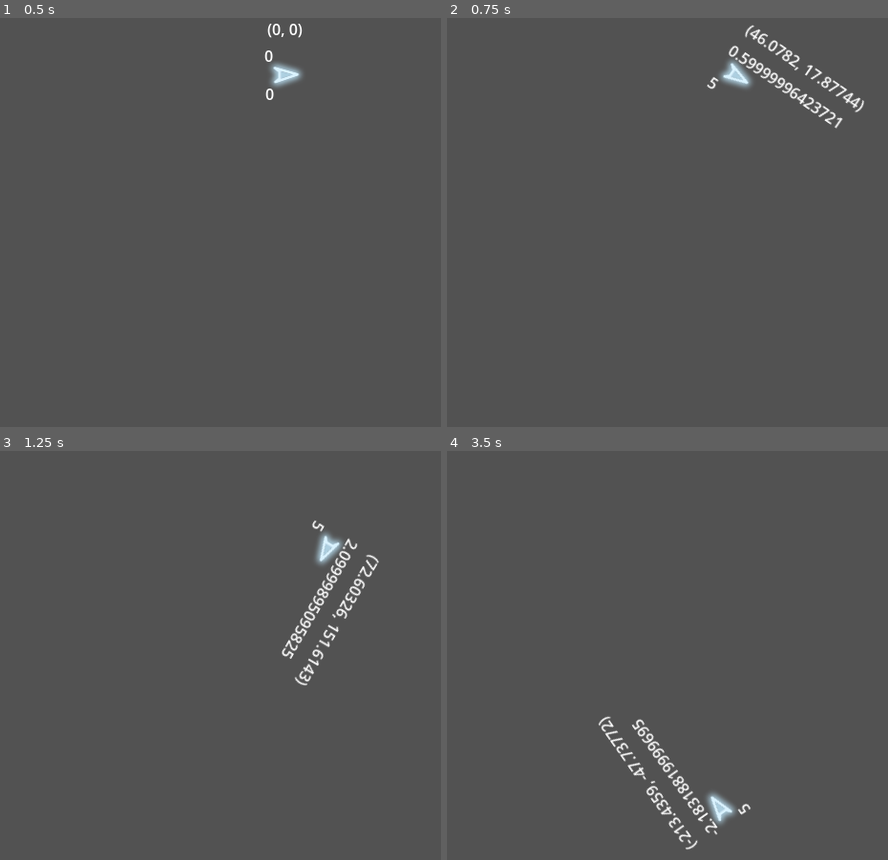
Above: before the commit, frames 1-4 (two rows, left to right).
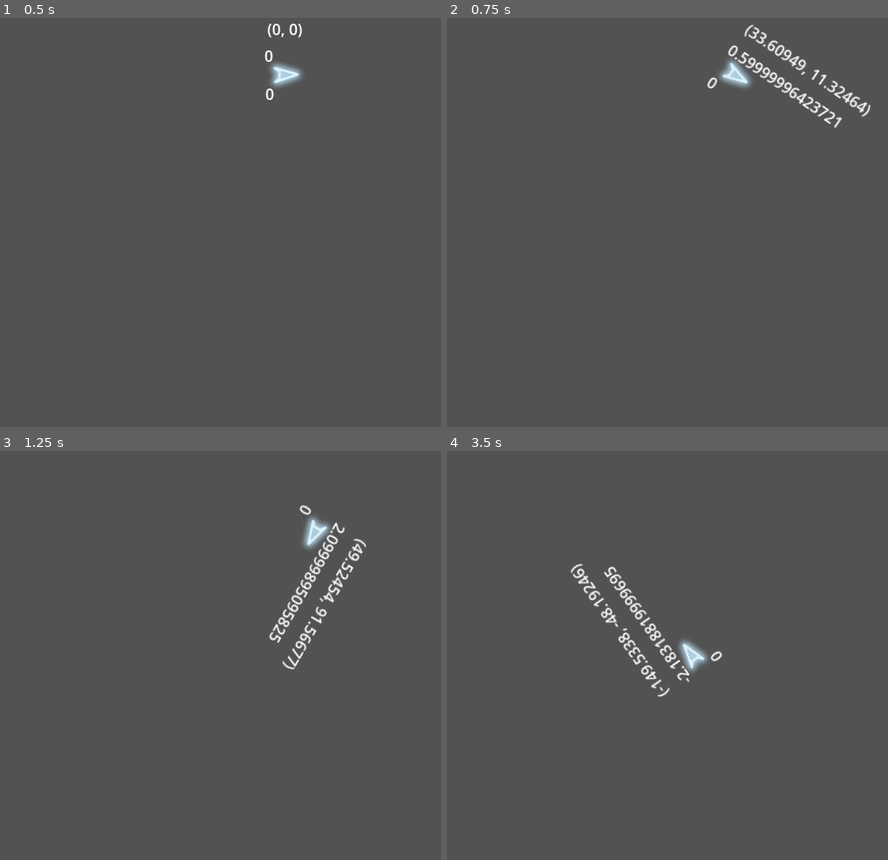
Above: after the commit, the same moments.

Repository: davidward462/asteroids
Game: Godot game, scene res://scenes/main.tscn
Same seed, same stepped clock (60 frames per second), same inputs: the game is played once before the commit and once after it.
Inputs:
- Up to frame 1 (0.5 s): no input
- Up to frame 2 (0.75 s): tap Enter at 0.5 s; hold W (accelerate) from 0.53 s (still down); hold D (rotate_clockwise) from 0.53 s (still down)
- Up to frame 3 (1.25 s): keep holding W (accelerate); keep holding D (rotate_clockwise)
- Up to frame 4 (3.5 s): release W (accelerate) at 1.28 s; release D (rotate_clockwise) at 1.28 s; tap A (rotate_counterclockwise) at 1.35, 2.85 s; hold D (rotate_clockwise) 2.03-2.78 s; hold W (accelerate) from 2.03 s (still down)

Frame 1 is identical in both runs. In frame 2, 1.1% of the frame differs, in the area x 58-97%, y 1-28%; in frame 3, 2.5%; in frame 4, 2.9%, in the area x 27-69%, y 27-98%.

Commit message:
draft of player movement

Diff:
--- a/scripts/player.gd
+++ b/scripts/player.gd
@@ -9,12 +9,16 @@
 @onready var screen_size = get_viewport_rect().size
 
 var rotation_speed = 3.0
+
+var force = 3.0
+var drag_vector = Vector2.ZERO
+var drag_coef = 0.01
+
 var v = Vector2.ZERO
 var acceleration = 1.0
 var drag = 0.5
 var speed = 0.0
-var reverse_vector = Vector2.ZERO
-var drag_coef = 0.2
+
 const MAX_SPEED = 5.0
 
 func _do_rotation(delta: float) -> void:
@@ -34,16 +38,14 @@
 	_do_rotation(delta)
 
 	if Input.is_action_pressed("accelerate"):
-		if speed < MAX_SPEED:
-			speed += acceleration
+		# when there is thrust, add force to velocity vector.
+		velocity += Vector2(force, 0).rotated(rotation)
+	else:
+		# When there is no thrust, add the drag vector against the velocity.
+		# TODO: do somethign better than drag coefficient. Maybe a small threshold.
 
-		velocity += Vector2(speed, 0).rotated(rotation)
-	else:
-		#if speed > 0:
-		#
-		if speed > 0:
-			speed -= drag
-			velocity += Vector2(-1 * speed, 0).rotated(rotation)
+		drag_vector = -1 * velocity * drag_coef
+		velocity += drag_vector
 
 
 	#move_and_slide()
